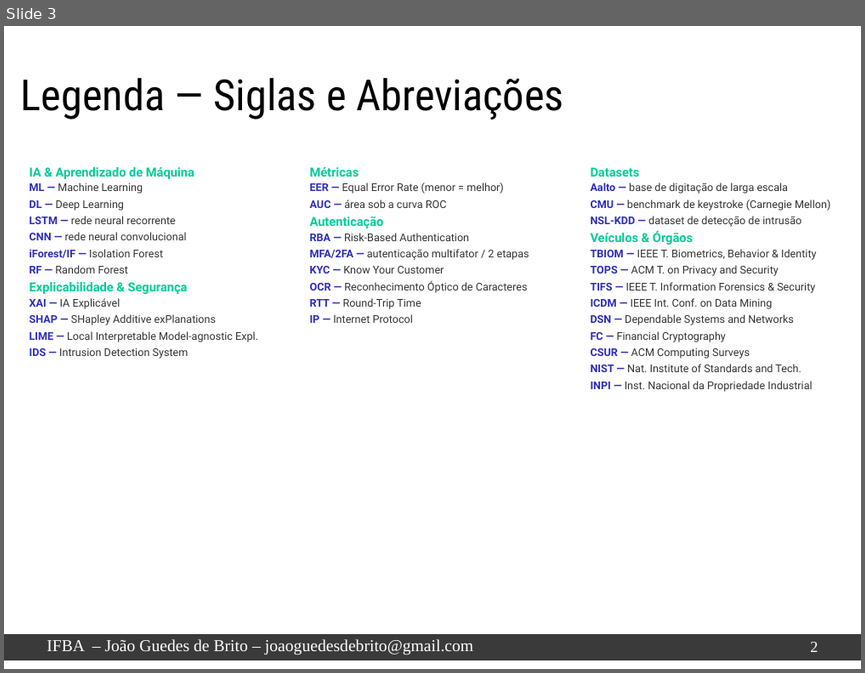
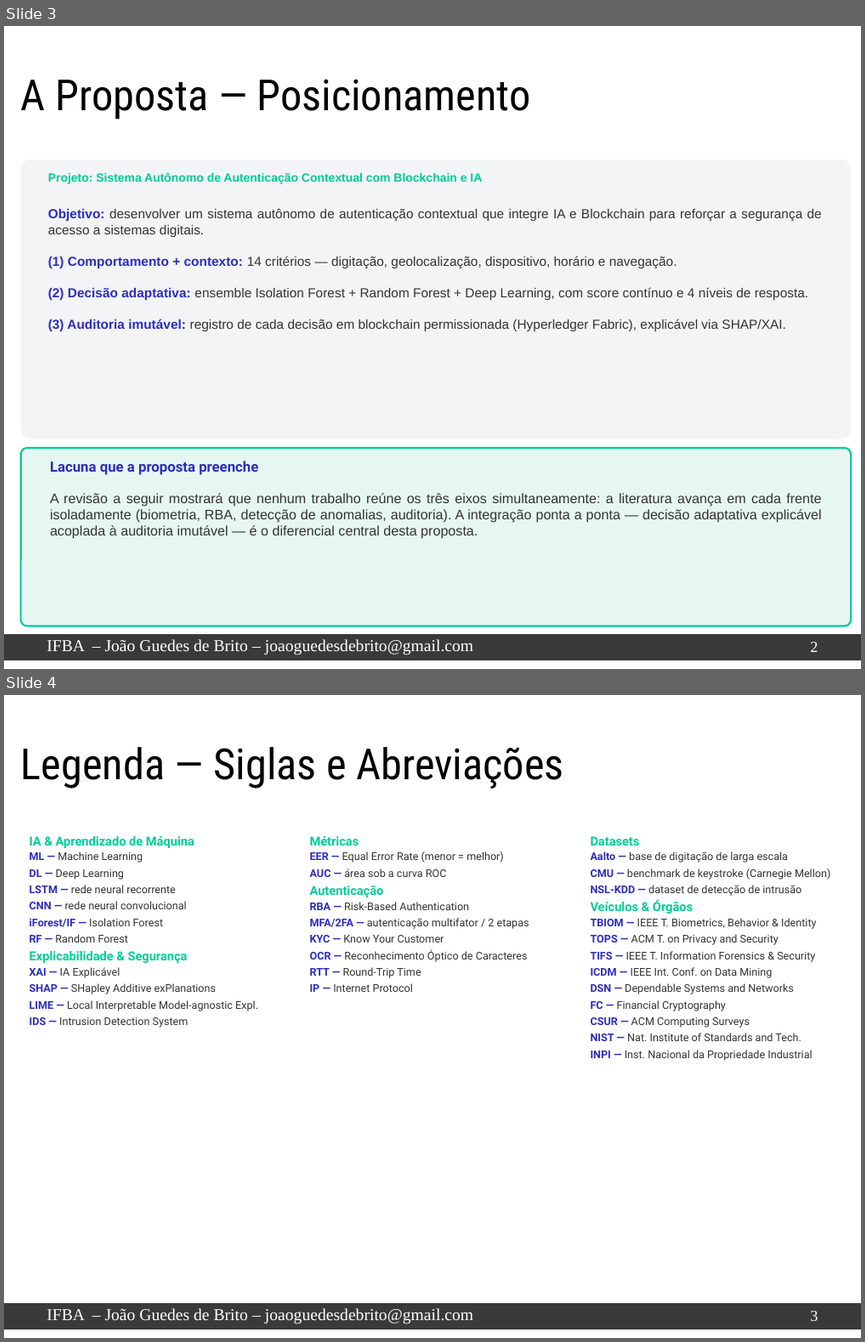
Before and after one commit to jgbcientista/gestao-autonomo, a slide deck: docs/trabalhos-relacionados.pptx. Shown one above the other, each under a label of ours: slide 3 before the commit, slides 3 and 4 after it. The pictures are 865x673 and 865x1342 pixels, drawn with LibreOffice and Linux fonts; fonts in the diff are those of the drawing; background and template pictures are left out. Boxes give left, top, right and bottom in pixels: in the first picture for what was removed or moved away, otherwise in the second. Text is boxed around its words. In the diff, an @@ line names an element or a change of style, - is before the commit and + after.

```diff
--- a/docs/trabalhos-relacionados.pptx
+++ b/docs/trabalhos-relacionados.pptx
@@ slide 3 added at (4,26,861,669), background #FFFFFF; not listed: 2 template elements that a slide beside it also shows @@
@@ title added at (21,79,531,120), 36 pt, text #000000 @@
+A Proposta — Posicionamento
@@ rounded rectangle added at (21,159,851,439), fill #F2F4F6 @@
@@ text added at (48,172,822,331), 11 pt, text #333333 @@
+Projeto: Sistema Autônomo de Autenticação Contextual com Blockchain e IA
+Objetivo: desenvolver um sistema autônomo de autenticação contextual que integre IA e Blockchain para reforçar a segurança de acesso a sistemas digitais.
+(1) Comportamento + contexto: 14 critérios — digitação, geolocalização, dispositivo, horário e navegação.
+(2) Decisão adaptativa: ensemble Isolation Forest + Random Forest + Deep Learning, com score contínuo e 4 níveis de resposta.
+(3) Auditoria imutável: registro de cada decisão em blockchain permissionada (Hyperledger Fabric), explicável via SHAP/XAI.
@@ rounded rectangle added at (21,448,851,626), fill #E6F7F1, outline #00CC99 1.5 pt @@
@@ text added at (50,460,258,475), 12 pt, text #2D2DB9, bold @@
+Lacuna que a proposta preenche
@@ text added at (50,493,822,539), 11.5 pt, text #333333 @@
+A revisão a seguir mostrará que nenhum trabalho reúne os três eixos simultaneamente: a literatura avança em cada frente isoladamente (biometria, RBA, detecção de anomalias, auditoria). A integração ponta a ponta — decisão adaptativa explicável acoplada à auditoria imutável — é o diferencial central desta proposta.
@@ page number added at (810,641,817,652), 13 pt, text #FFFFFF @@
+2
@@ what was slide 3 is now slide 4 @@
@@ page number at (810,1310,817,1321): text changed @@
-2
+3
```
Also in this commit, not shown: 12 slides changed, 1 other slide added.
